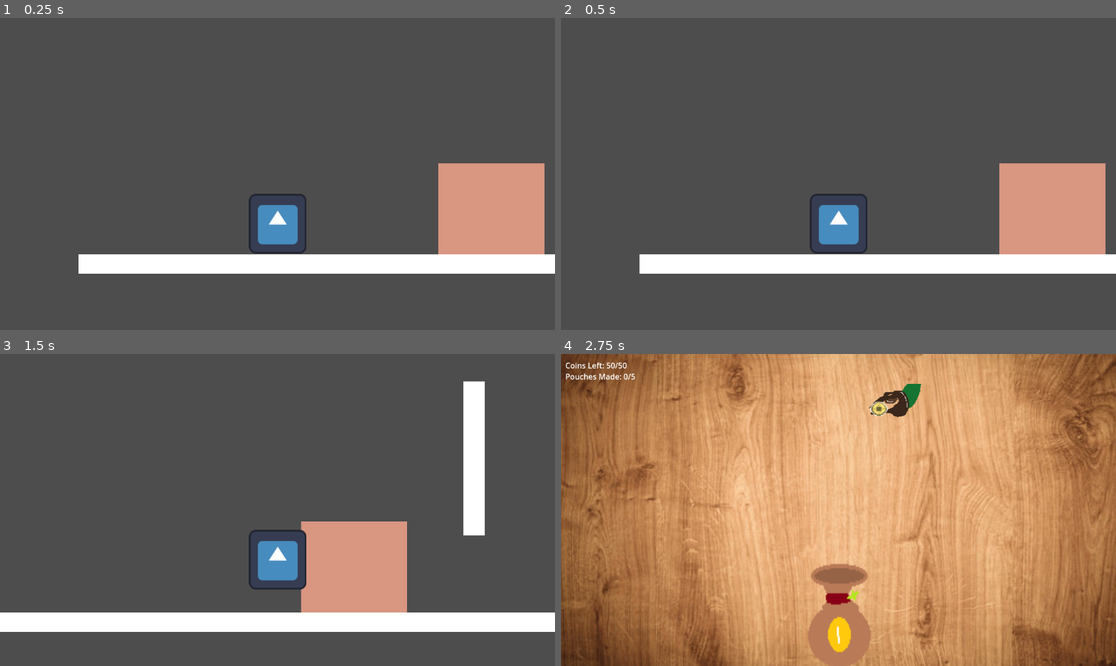
Above: before the commit, frames 1-4 (two rows, left to right).
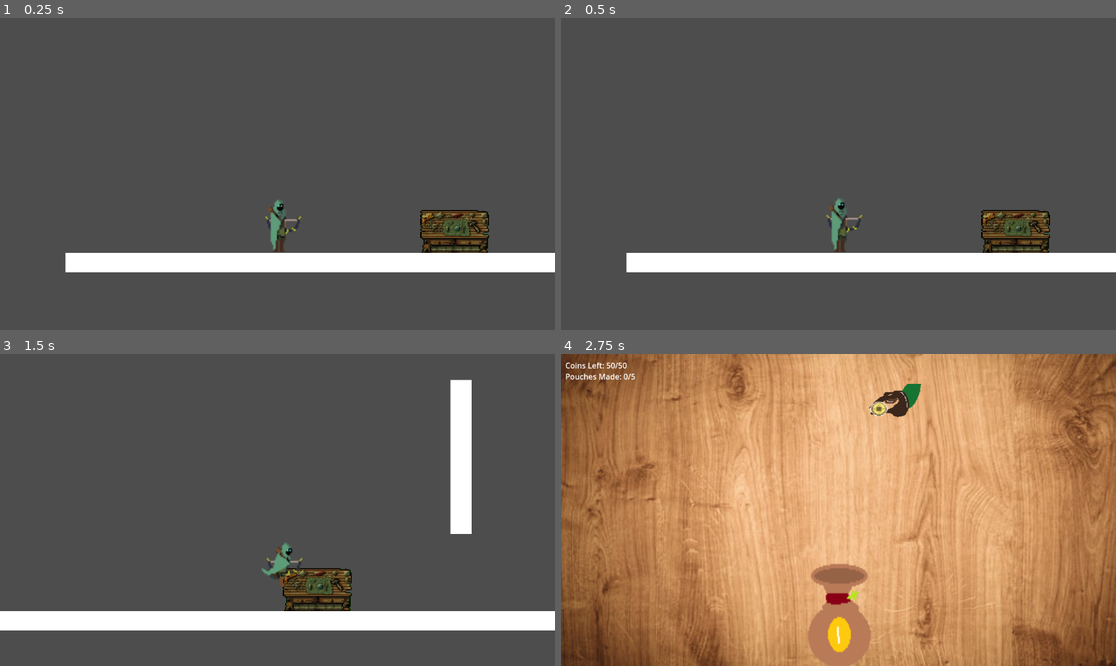
Above: after the commit, the same moments.

Repository: FKimball/2D-Game-Project
Game: Godot game, scene res://main.tscn
Two runs of this game, one before a commit and one after it. Both use one fixed random seed, a clock stepped at 60 frames per second and the inputs below. The engine's default icon, where the game draws it, is replaced by a stand-in: a white triangle on a blue panel in a dark square.
Inputs:
- Up to frame 1 (0.25 s): no input
- Up to frame 2 (0.5 s): no input
- Up to frame 3 (1.5 s): tap Enter (ui_accept) at 0.5, 0.6, 0.77, 1.07 s; hold Right (ui_right) from 0.53 s (still down); tap Space (DropCoin) at 1.35 s
- Up to frame 4 (2.75 s): tap Enter (ui_accept) at 1.52, 1.55, 1.82, 2.1 s; release Right (ui_right) at 2.03 s; hold Left (ui_left) from 2.03 s (still down)

The runs differ from the first frame. In frame 1, 8.1% of the frame differs, in the area x 11-100%, y 46-82%; in frame 2, 8.1%; in frame 3, 10%, in the area x 0-100%, y 8-90%; in frame 4, nothing differs.

Commit message:
Added animations to the character
Also started working on replacing placeholders by adding a workbench texture

Diff:
--- a/2D Game Project/final_level/archer.tscn
+++ b/2D Game Project/final_level/archer.tscn
@@ -1,25 +1,192 @@
-[gd_scene load_steps=4 format=3 uid="uid://bfojjnkgjrjqr"]
+[gd_scene load_steps=26 format=3 uid="uid://bfojjnkgjrjqr"]
 
 [ext_resource type="Script" path="res://icon.gd" id="1_gkech"]
-[ext_resource type="Texture2D" uid="uid://d24y472ue6f0b" path="res://icon.svg" id="2_yvxln"]
+[ext_resource type="Texture2D" uid="uid://cpketyo8lonhr" path="res://Assets/Archer/Idle and running.png" id="2_wtqht"]
+[ext_resource type="Texture2D" uid="uid://btxnbxpbggxfu" path="res://Assets/Archer/Jumping.png" id="3_w8e2v"]
 
 [sub_resource type="RectangleShape2D" id="RectangleShape2D_cyy02"]
-size = Vector2(121, 125)
+size = Vector2(56.0001, 119)
+
+[sub_resource type="AtlasTexture" id="AtlasTexture_ml4pc"]
+atlas = ExtResource("2_wtqht")
+region = Rect2(0, 0, 64, 64)
+
+[sub_resource type="AtlasTexture" id="AtlasTexture_k156j"]
+atlas = ExtResource("2_wtqht")
+region = Rect2(64, 0, 64, 64)
+
+[sub_resource type="AtlasTexture" id="AtlasTexture_ja6yu"]
+atlas = ExtResource("3_w8e2v")
+region = Rect2(0, 0, 64, 64)
+
+[sub_resource type="AtlasTexture" id="AtlasTexture_0stx6"]
+atlas = ExtResource("3_w8e2v")
+region = Rect2(64, 0, 64, 64)
+
+[sub_resource type="AtlasTexture" id="AtlasTexture_v7o5b"]
+atlas = ExtResource("3_w8e2v")
+region = Rect2(128, 0, 64, 64)
+
+[sub_resource type="AtlasTexture" id="AtlasTexture_xu8or"]
+atlas = ExtResource("3_w8e2v")
+region = Rect2(192, 0, 64, 64)
+
+[sub_resource type="AtlasTexture" id="AtlasTexture_0dt8u"]
+atlas = ExtResource("3_w8e2v")
+region = Rect2(256, 0, 64, 64)
+
+[sub_resource type="AtlasTexture" id="AtlasTexture_a6tqa"]
+atlas = ExtResource("3_w8e2v")
+region = Rect2(320, 0, 64, 64)
+
+[sub_resource type="AtlasTexture" id="AtlasTexture_pnlcb"]
+atlas = ExtResource("3_w8e2v")
+region = Rect2(384, 0, 64, 64)
+
+[sub_resource type="AtlasTexture" id="AtlasTexture_5x2mp"]
+atlas = ExtResource("3_w8e2v")
+region = Rect2(448, 0, 64, 64)
+
+[sub_resource type="AtlasTexture" id="AtlasTexture_n2bks"]
+atlas = ExtResource("3_w8e2v")
+region = Rect2(0, 64, 64, 64)
+
+[sub_resource type="AtlasTexture" id="AtlasTexture_cer7y"]
+atlas = ExtResource("3_w8e2v")
+region = Rect2(64, 64, 64, 64)
+
+[sub_resource type="AtlasTexture" id="AtlasTexture_4qo3j"]
+atlas = ExtResource("2_wtqht")
+region = Rect2(0, 64, 64, 64)
+
+[sub_resource type="AtlasTexture" id="AtlasTexture_torg0"]
+atlas = ExtResource("2_wtqht")
+region = Rect2(64, 64, 64, 64)
+
+[sub_resource type="AtlasTexture" id="AtlasTexture_7d1ed"]
+atlas = ExtResource("2_wtqht")
+region = Rect2(128, 64, 64, 64)
+
+[sub_resource type="AtlasTexture" id="AtlasTexture_uqqvk"]
+atlas = ExtResource("2_wtqht")
+region = Rect2(192, 64, 64, 64)
+
+[sub_resource type="AtlasTexture" id="AtlasTexture_hvin8"]
+atlas = ExtResource("2_wtqht")
+region = Rect2(256, 64, 64, 64)
+
+[sub_resource type="AtlasTexture" id="AtlasTexture_th637"]
+atlas = ExtResource("2_wtqht")
+region = Rect2(320, 64, 64, 64)
+
+[sub_resource type="AtlasTexture" id="AtlasTexture_4ath2"]
+atlas = ExtResource("2_wtqht")
+region = Rect2(384, 64, 64, 64)
+
+[sub_resource type="AtlasTexture" id="AtlasTexture_wefj7"]
+atlas = ExtResource("2_wtqht")
+region = Rect2(448, 64, 64, 64)
+
+[sub_resource type="SpriteFrames" id="SpriteFrames_2313h"]
+animations = [{
+"frames": [{
+"duration": 1.0,
+"texture": SubResource("AtlasTexture_ml4pc")
+}, {
+"duration": 1.0,
+"texture": SubResource("AtlasTexture_k156j")
+}],
+"loop": false,
+"name": &"idle",
+"speed": 3.0
+}, {
+"frames": [{
+"duration": 1.0,
+"texture": SubResource("AtlasTexture_ja6yu")
+}, {
+"duration": 1.0,
+"texture": SubResource("AtlasTexture_0stx6")
+}, {
+"duration": 1.0,
+"texture": SubResource("AtlasTexture_v7o5b")
+}, {
+"duration": 1.0,
+"texture": SubResource("AtlasTexture_xu8or")
+}, {
+"duration": 1.0,
+"texture": SubResource("AtlasTexture_0dt8u")
+}, {
+"duration": 1.0,
+"texture": SubResource("AtlasTexture_a6tqa")
+}, {
+"duration": 1.0,
+"texture": SubResource("AtlasTexture_pnlcb")
+}, {
+"duration": 1.0,
+"texture": SubResource("AtlasTexture_5x2mp")
+}, {
+"duration": 1.0,
+"texture": SubResource("AtlasTexture_n2bks")
+}, {
+"duration": 1.0,
+"texture": SubResource("AtlasTexture_cer7y")
+}],
+"loop": true,
+"name": &"jump",
+"speed": 10.0
+}, {
+"frames": [{
+"duration": 1.0,
+"texture": SubResource("AtlasTexture_4qo3j")
+}, {
+"duration": 1.0,
+"texture": SubResource("AtlasTexture_torg0")
+}, {
+"duration": 1.0,
+"texture": SubResource("AtlasTexture_7d1ed")
+}, {
+"duration": 1.0,
+"texture": SubResource("AtlasTexture_uqqvk")
+}, {
+"duration": 1.0,
+"texture": SubResource("AtlasTexture_hvin8")
+}, {
+"duration": 1.0,
+"texture": SubResource("AtlasTexture_th637")
+}, {
+"duration": 1.0,
+"texture": SubResource("AtlasTexture_4ath2")
+}, {
+"duration": 1.0,
+"texture": SubResource("AtlasTexture_wefj7")
+}],
+"loop": true,
+"name": &"run",
+"speed": 10.0
+}]
 
 [node name="Icon" type="CharacterBody2D"]
-position = Vector2(2, -3)
+position = Vector2(1, -3)
 scale = Vector2(0.710938, 0.679688)
 script = ExtResource("1_gkech")
 
-[node name="Icon2" type="Sprite2D" parent="."]
-position = Vector2(57.6703, 58.4827)
-scale = Vector2(1.31868, 1.43103)
-texture = ExtResource("2_yvxln")
+[node name="Timer" type="Timer" parent="."]
+wait_time = 0.8
 
 [node name="CollisionShape2D" type="CollisionShape2D" parent="."]
-position = Vector2(56.967, 58.1148)
+position = Vector2(94.2417, 146.391)
 scale = Vector2(1.40659, 1.47126)
 shape = SubResource("RectangleShape2D_cyy02")
 
 [node name="Camera2D" type="Camera2D" parent="CollisionShape2D"]
 position = Vector2(0, -103)
+
+[node name="AnimatedSprite2D" type="AnimatedSprite2D" parent="."]
+position = Vector2(96.3873, 142.161)
+scale = Vector2(3.67928, 4.2931)
+sprite_frames = SubResource("SpriteFrames_2313h")
+animation = &"jump"
+frame = 1
+frame_progress = 0.135516
+
+[connection signal="timeout" from="Timer" to="." method="_on_timer_timeout"]
--- a/2D Game Project/final_level/icon.gd
+++ b/2D Game Project/final_level/icon.gd
@@ -5,6 +5,7 @@
 const JUMP_VELOCITY = -400.0
 
 var in_workbench = false
+var is_jumping = false
 
 func _physics_process(_delta: float) -> void:
 	# Add the gravity.
@@ -33,8 +34,29 @@
 		if Input.is_action_just_pressed("ui_accept"):
 			get_tree().change_scene_to_file("res://coindropper.tscn")
 
+	var direction := Input.get_axis("ui_left", "ui_right")
+	if direction:
+		if direction == -1:
+			$AnimatedSprite2D.flip_h = true
+		else:
+			$AnimatedSprite2D.flip_h = false
+		velocity.x = direction * SPEED
+		if is_jumping == false:
+			$AnimatedSprite2D.play("run")
+	else:
+		velocity.x = move_toward(velocity.x, 0, SPEED)
+		if is_jumping == false:
+			$AnimatedSprite2D.play("idle")
+	if Input.is_action_just_pressed("ui_accept"):
+		is_jumping = true
+		$Timer.start()
+		$AnimatedSprite2D.play("jump")
+
 func _on_area_2d_body_shape_entered(body_rid: RID, body: Node2D, body_shape_index: int, local_shape_index: int) -> void:
 	in_workbench = true
 
 func _on_area_2d_body_shape_exited(body_rid: RID, body: Node2D, body_shape_index: int, local_shape_index: int) -> void:
 	in_workbench = false
+
+func _on_timer_timeout() -> void:
+	is_jumping = false # Replace with function body.
--- a/2D Game Project/final_level/main.tscn
+++ b/2D Game Project/final_level/main.tscn
@@ -1,12 +1,13 @@
-[gd_scene load_steps=4 format=3 uid="uid://cckkuixq1qxl5"]
+[gd_scene load_steps=5 format=3 uid="uid://cckkuixq1qxl5"]
 
 [ext_resource type="PackedScene" uid="uid://bfojjnkgjrjqr" path="res://archer.tscn" id="1_bg2fy"]
+[ext_resource type="Texture2D" uid="uid://cgvgvw4gc4qo" path="res://Assets/Workbench.webp" id="2_43pt5"]
 
 [sub_resource type="RectangleShape2D" id="RectangleShape2D_ee6u8"]
 size = Vector2(1744, 51.5)
 
 [sub_resource type="RectangleShape2D" id="RectangleShape2D_rds8d"]
-size = Vector2(235, 197)
+size = Vector2(144, 92)
 
 [node name="Node2D" type="Node2D"]
 
@@ -29,20 +30,20 @@
 shape = SubResource("RectangleShape2D_ee6u8")
 
 [node name="Icon" parent="." instance=ExtResource("1_bg2fy")]
-position = Vector2(369, 507)
+position = Vector2(370, 448)
 
-[node name="Workbench" type="ColorRect" parent="."]
-z_index = -9
-offset_left = 744.0
-offset_top = 420.0
-offset_right = 964.0
-offset_bottom = 610.0
-color = Color(0.84984, 0.58652, 0.504131, 1)
+[node name="Workbench" type="Sprite2D" parent="."]
+z_index = -7
+position = Vector2(804.75, 564.75)
+scale = Vector2(0.371094, 0.310764)
+texture = ExtResource("2_43pt5")
 
 [node name="Area2D" type="Area2D" parent="Workbench"]
+position = Vector2(-163.705, -465.788)
+scale = Vector2(2.69474, 3.21788)
 
 [node name="CollisionShape2D" type="CollisionShape2D" parent="Workbench/Area2D"]
-position = Vector2(107.5, 88.5)
+position = Vector2(62, 141)
 shape = SubResource("RectangleShape2D_rds8d")
 debug_color = Color(0.407579, 0.785746, 0.955869, 0.42)
 
Binary file added: 2D Game Project/final_level/Assets/Workbench.webp
Not shown, added: 2D Game Project/final_level/Assets/Workbench.webp.import
